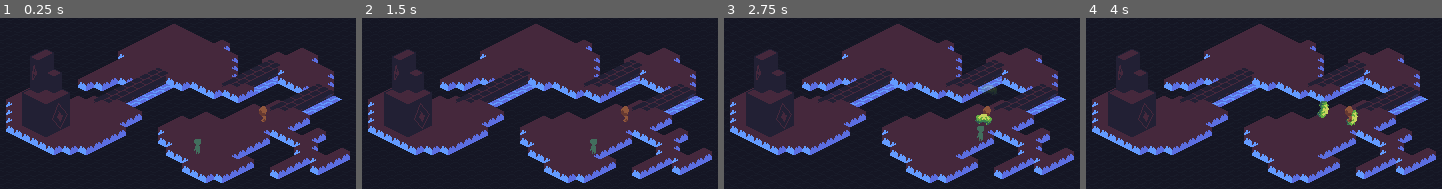
Above: before the commit, frames 1-4 (left to right).
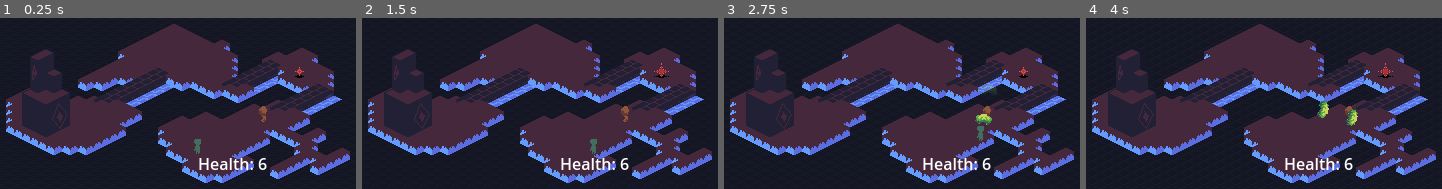
Above: after the commit, the same moments.

Repository: Boxypluto/Isometric-Rougelike
Game: Godot game, scene res://Isometric Testing.tscn
Two runs of this game, one before a commit and one after it. Both use one fixed random seed, a clock stepped at 60 frames per second and the inputs below.
Inputs (mouse positions are in pixels of both pictures, inside the frame that each line leads up to):
- Up to frame 1 (0.25 s): no input
- Up to frame 2 (1.5 s): tap Enter at 0.5 s; move the mouse to (703, 82) at 0.52 s; press the mouse at (703, 82) at 0.53 s; hold Right (Right) 0.53-1.28 s; move the mouse to (436, 115) at 1.27 s; release the mouse at (436, 115) at 1.28 s; hold Down (Down) from 1.28 s (still down); tap Shift (Dash) at 1.35 s
- Up to frame 3 (2.75 s): tap Space at 2 s; move the mouse to (991, 28) at 2.02 s; release Down (Down) at 2.03 s; press the mouse at (991, 28) at 2.03 s; hold Right (Right) from 2.03 s (still down)
- Up to frame 4 (4 s): move the mouse to (1256, 163) at 2.77 s; release Right (Right) at 2.78 s; release the mouse at (1256, 163) at 2.78 s; hold Up (Up) 2.78-3.53 s; tap Shift (Dash) at 2.85 s; tap Enter at 3.5 s; move the mouse to (outside the picture) at 3.52 s; press the mouse at (outside the picture) at 3.53 s; hold Left (Left) from 3.53 s (still down)

The runs differ from the first frame. In frame 1, 0.8% of the frame differs, in the area x 55-86%, y 28-89%; in frame 2, 0.8%; in frame 3, 0.8%; in frame 4, 0.9%, in the area x 55-87%, y 26-89%.

Commit message:
Flare and Health Started

Diff:
--- a/Components/DamagingAreaComponent.gd
+++ b/Components/DamagingAreaComponent.gd
@@ -4,8 +4,7 @@
 @export var hitTags : Array[String]
 @export var Damage : int
 
-func AreaEntered(other_area : Area2D):
-	var HitBox : HurtBoxComponent = other_area
-	if HitBox != null:
-		if HitBox.HurtBoxType in hitTags:
-			HitBox.CauseHit(name, Damage)
+func AreaEntered(HitBox : HurtBoxComponent):
+	print("Testing if " + HitBox.HurtBoxType + " is in: " + str(hitTags))
+	if HitBox.HurtBoxType in hitTags:
+		HitBox.CauseHit(name, Damage)
--- /dev/null
+++ b/GUI/MainGUI.gd
@@ -0,0 +1,7 @@
+extends Control
+
+@onready var player = $"../Y-Sortables/Player"
+@onready var health_label = $HealthLabel
+
+func _process(delta):
+	health_label.text = "Health: " + str(player.health.Health)
--- /dev/null
+++ b/GUI/MainGUI.tscn
@@ -0,0 +1,18 @@
+[gd_scene load_steps=2 format=3 uid="uid://dqudfxufqnmfe"]
+
+[ext_resource type="Script" path="res://GUI/MainGUI.gd" id="1_hgttp"]
+
+[node name="MainGui" type="Control"]
+layout_mode = 3
+anchors_preset = 15
+anchor_right = 1.0
+anchor_bottom = 1.0
+grow_horizontal = 2
+grow_vertical = 2
+script = ExtResource("1_hgttp")
+
+[node name="HealthLabel" type="Label" parent="."]
+layout_mode = 1
+offset_right = 70.0
+offset_bottom = 23.0
+text = "Health: 5"
--- a/Isometric Testing.tscn
+++ b/Isometric Testing.tscn
@@ -1,10 +1,14 @@
-[gd_scene load_steps=4 format=3 uid="uid://hfs34f63lmd3"]
+[gd_scene load_steps=6 format=3 uid="uid://hfs34f63lmd3"]
 
 [ext_resource type="TileSet" uid="uid://b6paixhth3mpp" path="res://Tileset/Default Tiles.tres" id="1_ijv6g"]
+[ext_resource type="PackedScene" uid="uid://dqudfxufqnmfe" path="res://GUI/MainGUI.tscn" id="1_kio0b"]
 [ext_resource type="PackedScene" uid="uid://co3hr8p30ged5" path="res://Player/Player.tscn" id="2_p7sa0"]
 [ext_resource type="PackedScene" uid="uid://dfp6m2dnsb2pa" path="res://Objects/Enemies/Dummy/Dummy.tscn" id="3_j2pe7"]
+[ext_resource type="PackedScene" uid="uid://bkmjhyr7cc1f7" path="res://Objects/Enemies/Flare/Flare.tscn" id="4_jtbc6"]
 
 [node name="Node2D" type="Node2D"]
+
+[node name="MainGui" parent="." instance=ExtResource("1_kio0b")]
 
 [node name="Camera2D" type="Camera2D" parent="."]
 position = Vector2(4, -53)
@@ -26,9 +30,19 @@
 layer_1/tile_data = PackedInt32Array(262143, 131072, 0, 196607, 131072, 0, 131071, 131072, 0, 65535, 131072, 0, -2, 131 …(185029 unchanged characters)…
 
 [node name="Player" parent="Y-Sortables" instance=ExtResource("2_p7sa0")]
+y_sort_enabled = true
 position = Vector2(-0.124577, 2.40001)
 
-[node name="Dummy" parent="Y-Sortables" instance=ExtResource("3_j2pe7")]
+[node name="Instantiated" type="Node2D" parent="Y-Sortables"]
+y_sort_enabled = true
+
+[node name="Enemies" type="Node2D" parent="Y-Sortables"]
+y_sort_enabled = true
+
+[node name="Dummy" parent="Y-Sortables/Enemies" instance=ExtResource("3_j2pe7")]
+y_sort_enabled = true
 position = Vector2(65, -30)
 
-[node name="Instantiated" type="Node2D" parent="Y-Sortables"]
+[node name="Flare" parent="Y-Sortables/Enemies" instance=ExtResource("4_jtbc6")]
+y_sort_enabled = true
+position = Vector2(102, -81)
--- /dev/null
+++ b/Objects/Enemies/Flare/Flare.gd
@@ -0,0 +1,10 @@
+extends CharacterBody2D
+
+@onready var health : HealthComponent = $HealthComponent
+@onready var death : DeathComponent = $DeathComponent
+
+func FlareIsHit(damage):
+	health.DealDamage(damage)
+
+func OnHealthZero():
+	death.Kill()
--- /dev/null
+++ b/Objects/Enemies/Flare/Flare.tscn
@@ -0,0 +1,62 @@
+[gd_scene load_steps=10 format=3 uid="uid://bkmjhyr7cc1f7"]
+
+[ext_resource type="Script" path="res://Objects/Enemies/Flare/Flare.gd" id="1_0e6t5"]
+[ext_resource type="SpriteFrames" uid="uid://udtoluc37p5i" path="res://Objects/Enemies/Flare/FlareAnimations.tres" id="2_2iwwn"]
+[ext_resource type="Script" path="res://Components/DamagingAreaComponent.gd" id="3_521ww"]
+[ext_resource type="Script" path="res://Components/HealthComponent.gd" id="4_mqbur"]
+[ext_resource type="Script" path="res://Components/DeathComponent.gd" id="5_30s8q"]
+[ext_resource type="Script" path="res://Components/HurtBoxComponent.gd" id="6_6ilmd"]
+
+[sub_resource type="CircleShape2D" id="CircleShape2D_r4624"]
+radius = 4.12311
+
+[sub_resource type="CircleShape2D" id="CircleShape2D_oiln3"]
+radius = 3.0
+
+[sub_resource type="CircleShape2D" id="CircleShape2D_vlejo"]
+radius = 4.0
+
+[node name="Flare" type="CharacterBody2D"]
+texture_filter = 1
+script = ExtResource("1_0e6t5")
+
+[node name="CollisionShape2D" type="CollisionShape2D" parent="."]
+visible = false
+shape = SubResource("CircleShape2D_r4624")
+disabled = true
+
+[node name="AnimatedSprite2D" type="AnimatedSprite2D" parent="."]
+sprite_frames = ExtResource("2_2iwwn")
+autoplay = "default"
+
+[node name="DamagingAreaComponent" type="Area2D" parent="."]
+script = ExtResource("3_521ww")
+hitTags = Array[String](["Player"])
+Damage = 1
+
+[node name="CollisionShape2D" type="CollisionShape2D" parent="DamagingAreaComponent"]
+position = Vector2(0, 3)
+shape = SubResource("CircleShape2D_oiln3")
+debug_color = Color(0.854902, 0.368627, 0.0313726, 0.419608)
+
+[node name="HealthComponent" type="Node2D" parent="."]
+script = ExtResource("4_mqbur")
+InitialMaxHealth = 5
+
+[node name="DeathComponent" type="Node2D" parent="." node_paths=PackedStringArray("ObjectParent")]
+script = ExtResource("5_30s8q")
+ObjectParent = NodePath("..")
+
+[node name="HurtBoxComponent" type="Area2D" parent="."]
+position = Vector2(0, -3)
+script = ExtResource("6_6ilmd")
+HurtBoxType = "Enemy"
+
+[node name="CollisionShape2D" type="CollisionShape2D" parent="HurtBoxComponent"]
+position = Vector2(0, 3)
+shape = SubResource("CircleShape2D_vlejo")
+debug_color = Color(0.921569, 0.203922, 0.478431, 0.419608)
+
+[connection signal="area_entered" from="DamagingAreaComponent" to="DamagingAreaComponent" method="AreaEntered"]
+[connection signal="HealthReachedZero" from="HealthComponent" to="." method="OnHealthZero"]
+[connection signal="Hit" from="HurtBoxComponent" to="." method="FlareIsHit"]
--- /dev/null
+++ b/Objects/Enemies/Flare/FlareAnimations.tres
@@ -0,0 +1,39 @@
+[gd_resource type="SpriteFrames" load_steps=6 format=3 uid="uid://udtoluc37p5i"]
+
+[ext_resource type="Texture2D" uid="uid://dgvhe1efjne1o" path="res://Objects/Enemies/Flare/Flare.png" id="1_pcuii"]
+
+[sub_resource type="AtlasTexture" id="AtlasTexture_ovmi5"]
+atlas = ExtResource("1_pcuii")
+region = Rect2(0, 0, 15, 15)
+
+[sub_resource type="AtlasTexture" id="AtlasTexture_h480l"]
+atlas = ExtResource("1_pcuii")
+region = Rect2(15, 0, 15, 15)
+
+[sub_resource type="AtlasTexture" id="AtlasTexture_m3o6p"]
+atlas = ExtResource("1_pcuii")
+region = Rect2(30, 0, 15, 15)
+
+[sub_resource type="AtlasTexture" id="AtlasTexture_i03av"]
+atlas = ExtResource("1_pcuii")
+region = Rect2(45, 0, 15, 15)
+
+[resource]
+animations = [{
+"frames": [{
+"duration": 1.0,
+"texture": SubResource("AtlasTexture_ovmi5")
+}, {
+"duration": 1.0,
+"texture": SubResource("AtlasTexture_h480l")
+}, {
+"duration": 1.0,
+"texture": SubResource("AtlasTexture_m3o6p")
+}, {
+"duration": 1.0,
+"texture": SubResource("AtlasTexture_i03av")
+}],
+"loop": true,
+"name": &"default",
+"speed": 5.0
+}]
--- a/Player/Player.gd
+++ b/Player/Player.gd
@@ -19,6 +19,9 @@
 @onready var attack_area : Area2D = $Attack/AttackArea
 # The CollisionShape of the player's attack
 @onready var attack_shape : CollisionShape2D = $Attack/AttackArea/AttackShape
+
+# Components
+@onready var health : HealthComponent = $HealthComponent
 
 # Direction variable
 var direction : Vector2
@@ -137,3 +140,7 @@
 
 func player_to_mouse_vector():
 	return Vector2.from_angle(player_to_mouse_angle())
+
+
+func PlayerIsHit(damage):
+	print("Player took " + str(damage) + "!")
--- a/Player/Player.tscn
+++ b/Player/Player.tscn
@@ -1,9 +1,11 @@
-[gd_scene load_steps=7 format=3 uid="uid://co3hr8p30ged5"]
+[gd_scene load_steps=10 format=3 uid="uid://co3hr8p30ged5"]
 
 [ext_resource type="Script" path="res://Player/Player.gd" id="1_seqry"]
 [ext_resource type="Texture2D" uid="uid://ucysq7b4l6oo" path="res://Player/PlayerPlaceholder.png" id="2_i0uht"]
 [ext_resource type="SpriteFrames" uid="uid://0mauhwjjapbp" path="res://Player/AttackFrames.tres" id="3_1f41h"]
 [ext_resource type="Script" path="res://Player/PlayerAttack.gd" id="4_ilk1c"]
+[ext_resource type="Script" path="res://Components/HurtBoxComponent.gd" id="5_4wr88"]
+[ext_resource type="Script" path="res://Components/HealthComponent.gd" id="6_a2pee"]
 
 [sub_resource type="CircleShape2D" id="CircleShape2D_kkbr2"]
 radius = 2.23607
@@ -11,6 +13,9 @@
 [sub_resource type="CapsuleShape2D" id="CapsuleShape2D_yn864"]
 radius = 7.00002
 height = 36.0
+
+[sub_resource type="CircleShape2D" id="CircleShape2D_l075r"]
+radius = 3.0
 
 [node name="Player" type="CharacterBody2D"]
 texture_filter = 1
@@ -41,5 +46,18 @@
 shape = SubResource("CapsuleShape2D_yn864")
 disabled = true
 
+[node name="HurtBoxComponent" type="Area2D" parent="."]
+script = ExtResource("5_4wr88")
+HurtBoxType = "Player"
+
+[node name="CollisionShape2D" type="CollisionShape2D" parent="HurtBoxComponent"]
+position = Vector2(0, -2)
+shape = SubResource("CircleShape2D_l075r")
+
+[node name="HealthComponent" type="Node2D" parent="."]
+script = ExtResource("6_a2pee")
+InitialMaxHealth = 6
+
 [connection signal="AttackHasHit" from="Attack/AttackArea" to="." method="SuccessfullMelleAttack"]
 [connection signal="area_entered" from="Attack/AttackArea" to="Attack/AttackArea" method="AttackEntered"]
+[connection signal="Hit" from="HurtBoxComponent" to="." method="PlayerIsHit"]
Binary file added: Objects/Enemies/Flare/Flare.aseprite
Binary file added: Objects/Enemies/Flare/Flare.png
Not shown, added: Objects/Enemies/Flare/Flare.png.import
